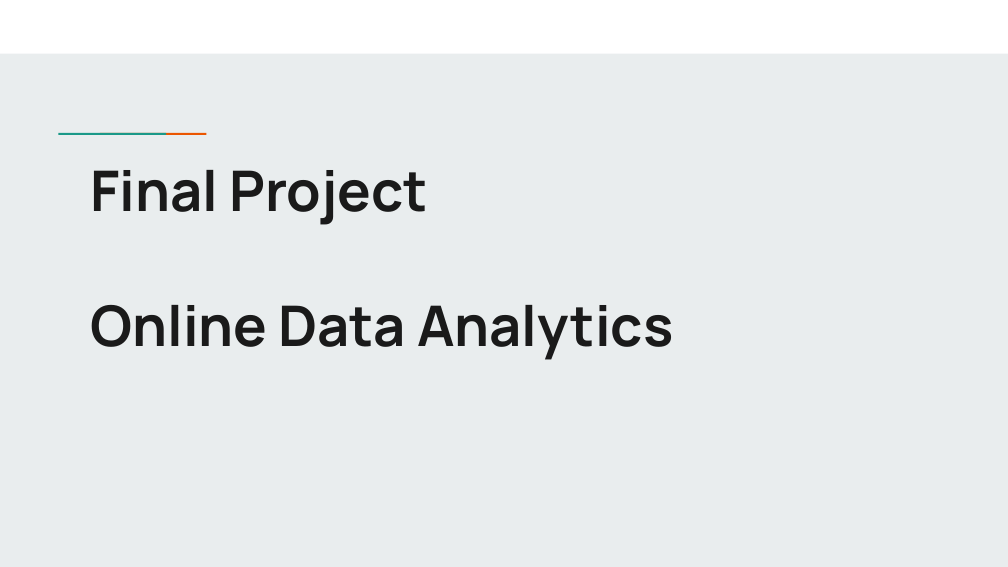
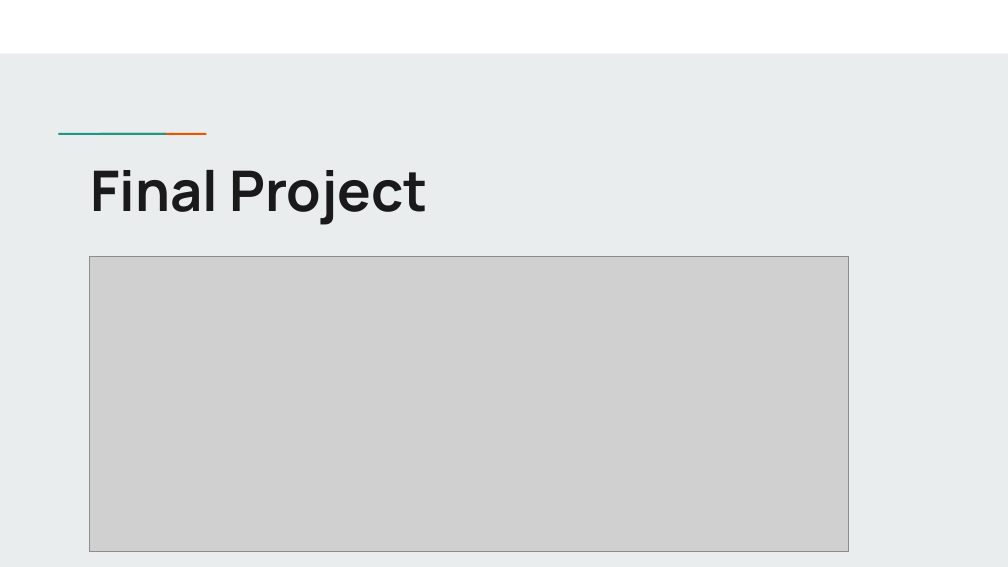
Before and after one commit to Jarney903/Red-ProjectHub, a slide deck: slide 1 of Presentation/Presentation1.pptx. Drawn at 1008x567 pixels with LibreOffice and Linux fonts; fonts in the diff are those of the drawing; grey boxes stand for pictures. Boxes give left, top, right and bottom in pixels: in the first picture for what was removed or moved away, otherwise in the second. Text is boxed around its words. In the diff, an @@ line names an element or a change of style, - is before the commit and + after.

Commit message:
adding files

```diff
--- a/Presentation/Presentation1.pptx
+++ b/Presentation/Presentation1.pptx
@@ picture added at box(90, 256, 849, 551) @@
@@ title at box(90, 305, 673, 360): paragraph removed @@
-Online Data Analytics
```
Also in this commit, not shown: 1 slide removed.
